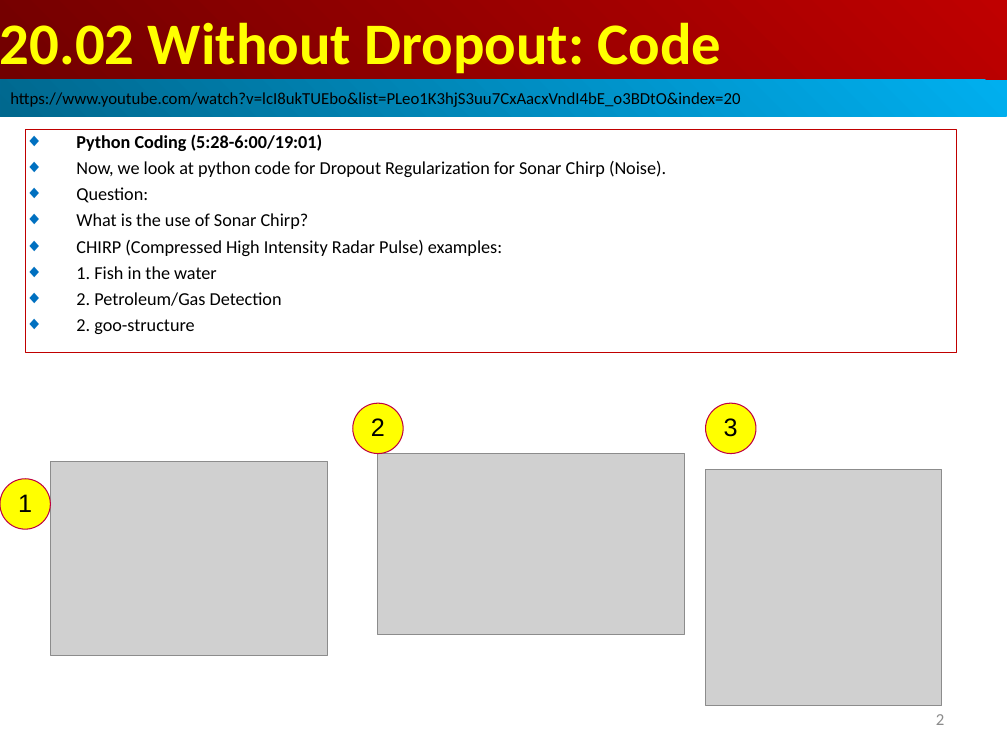
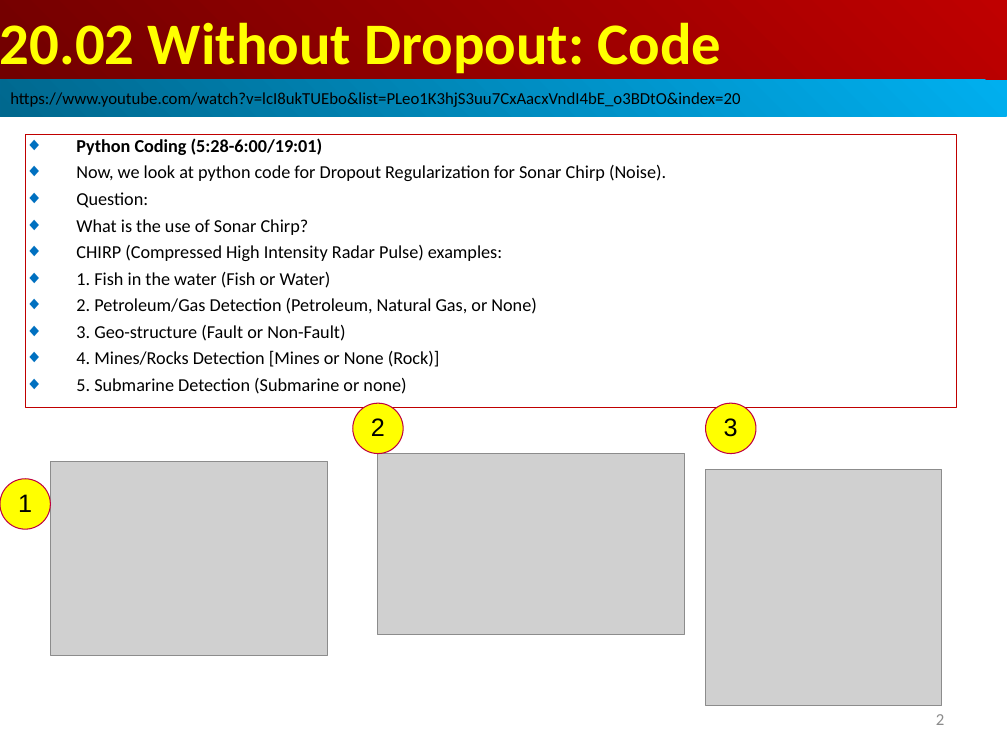
Before and after one commit to peterhchen/AIU_CS512_DL, a slide deck: slide 2 of 000_Lecture_Project/week10/001_Video/20.02_Without_Dropout_Code.ppt. Drawn at 1008x756 pixels with LibreOffice and Linux fonts; fonts in the diff are those of the drawing; grey boxes stand for pictures. Boxes give left, top, right and bottom in pixels: in the first picture for what was removed or moved away, otherwise in the second. Text is boxed around its words. In the diff, an @@ line names an element or a change of style, - is before the commit and + after.

```diff
--- a/000_Lecture_Project/week10/001_Video/20.02_Without_Dropout_Code.ppt
+++ b/000_Lecture_Project/week10/001_Video/20.02_Without_Dropout_Code.ppt
@@ rectangle "Python Coding (5:28-6:00/19:01)" resized from (x1=25, y1=130, x2=957, y2=353) to (x1=25, y1=134, x2=957, y2=407) @@
@@ text in rectangle at (x1=76, y1=272, x2=536, y2=394): text changed @@
-◆ 1. Fish in the water
-◆ 2. Petroleum/Gas Detection
-◆ 2. goo-structure
+◆ 1. Fish in the water (Fish or Water)
+◆ 2. Petroleum/Gas Detection (Petroleum, Natural Gas, or None)
+◆ 3. Geo-structure (Fault or Non-Fault)
+◆ 4. Mines/Rocks Detection [Mines or None (Rock)]
+◆ 5. Submarine Detection (Submarine or none)
```
Also in this commit, not shown: 1 other slide changed.
